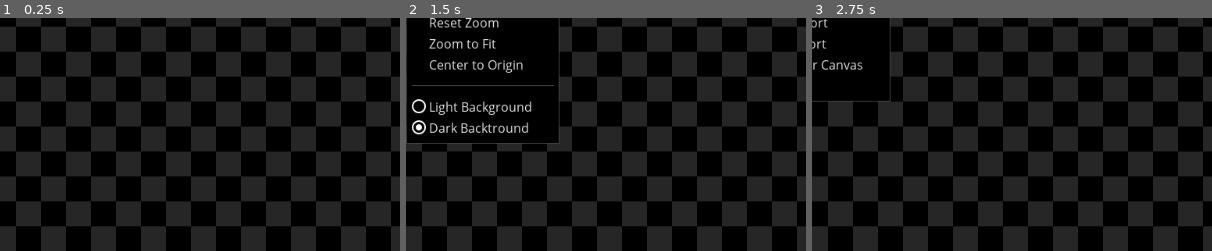
Above: before the commit, frames 1-3 (left to right).
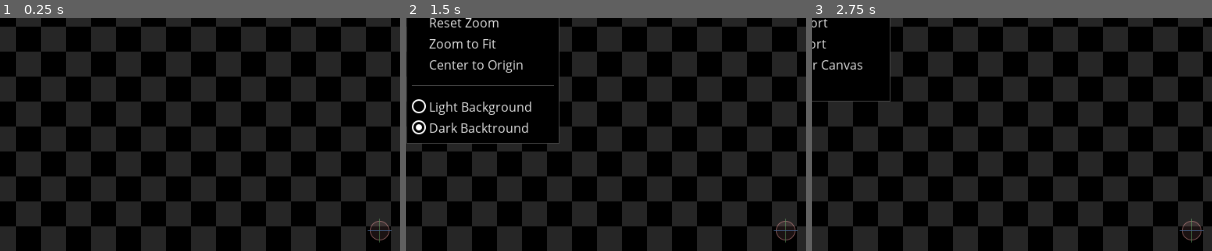
Above: after the commit, the same moments.

Repository: MeanLight-Studio/ScaleNX
Game: Godot game, scene res://Main.tscn
The game is run twice, just before and just after one commit, with the same random seed, the same clock (stepped at 60 frames per second) and the same inputs.
Inputs:
- Up to frame 1 (0.25 s): no input
- Up to frame 2 (1.5 s): click "File" at 0.5 s; click "View" at 1.25 s
- Up to frame 3 (2.75 s): click "File" at 2 s
The pictures show only the part of the screen within x 4-54%, y 7-57%; the shares and areas given below are measured in that part.

The runs differ from the first frame. In frame 1, 0.3% of the frame differs, in the area x 91-98%, y 86-97%; in frame 2, 0.3%; in frame 3, 0.3%.

Commit message:
Add Gizmo Indicator

Diff:
--- /dev/null
+++ b/Gizmo.gd
@@ -0,0 +1,7 @@
+extends TextureRect
+
+onready var main : Control = get_tree().get_root().get_node("Main")
+
+func _process(delta):
+	var camera := $"../../ViewportContainer/Viewport/Camera2D"
+	rect_position = -camera.global_position / main.zoom + get_viewport().size/2
--- /dev/null
+++ b/Images/gizmo.svg
@@ -0,0 +1,75 @@
+<?xml version="1.0" encoding="UTF-8" standalone="no"?>
+<svg
+   xmlns:dc="http://purl.org/dc/elements/1.1/"
+   xmlns:cc="http://creativecommons.org/ns#"
+   xmlns:rdf="http://www.w3.org/1999/02/22-rdf-syntax-ns#"
+   xmlns:svg="http://www.w3.org/2000/svg"
+   xmlns="http://www.w3.org/2000/svg"
+   xmlns:sodipodi="http://sodipodi.sourceforge.net/DTD/sodipodi-0.dtd"
+   xmlns:inkscape="http://www.inkscape.org/namespaces/inkscape"
+   width="34.901619"
+   height="34.899456"
+   viewBox="0 0 9.2343865 9.2338147"
+   version="1.1"
+   id="svg8"
+   inkscape:version="1.0.2 (e86c870879, 2021-01-15)"
+   sodipodi:docname="gizmo.svg">
+  <defs
+     id="defs2" />
+  <sodipodi:namedview
+     id="base"
+     pagecolor="#ffffff"
+     bordercolor="#666666"
+     borderopacity="1.0"
+     inkscape:pageopacity="0.0"
+     inkscape:pageshadow="2"
+     inkscape:zoom="0.5"
+     inkscape:cx="25.465012"
+     inkscape:cy="20.529446"
+     inkscape:document-units="mm"
+     inkscape:current-layer="layer1"
+     inkscape:document-rotation="0"
+     showgrid="false"
+     inkscape:window-width="1920"
+     inkscape:window-height="1007"
+     inkscape:window-x="0"
+     inkscape:window-y="0"
+     inkscape:window-maximized="1"
+     fit-margin-top="2"
+     fit-margin-left="2"
+     fit-margin-right="2"
+     units="px"
+     fit-margin-bottom="2" />
+  <metadata
+     id="metadata5">
+    <rdf:RDF>
+      <cc:Work
+         rdf:about="">
+        <dc:format>image/svg+xml</dc:format>
+        <dc:type
+           rdf:resource="http://purl.org/dc/dcmitype/StillImage" />
+        <dc:title></dc:title>
+      </cc:Work>
+    </rdf:RDF>
+  </metadata>
+  <g
+     inkscape:label="Capa 1"
+     inkscape:groupmode="layer"
+     id="layer1"
+     transform="translate(-93.474575,-129.325)">
+    <circle
+       style="fill:#ffaaaa;fill-opacity:0.202181;stroke:#ffaaaa;stroke-width:0.245607;stroke-miterlimit:4;stroke-dasharray:none;stroke-opacity:1"
+       id="path12"
+       cx="98.091766"
+       cy="133.94191"
+       r="3.1844883" />
+    <path
+       style="fill:#37c837;stroke:#87de87;stroke-width:0.237981px;stroke-linecap:round;stroke-linejoin:miter;stroke-opacity:1"
+       d="m 98.091768,137.91066 v -7.9375"
+       id="path845" />
+    <path
+       style="fill:none;stroke:#80b3ff;stroke-width:0.23855px;stroke-linecap:round;stroke-linejoin:miter;stroke-opacity:1"
+       d="m 94.123017,133.94191 h 7.937503"
+       id="path847" />
+  </g>
+</svg>
--- a/Main.gd
+++ b/Main.gd
@@ -185,7 +185,7 @@
 				self.zoom = clamp(max(ratio.x, ratio.y), 0.01, 50)
 
 		2:
-			sprites_container.position = Vector2.ZERO
+			camera.position = Vector2.ZERO
 		4:
 			view_menu.toggle_item_checked(view_menu.get_item_index(id))
 			view_menu.toggle_item_checked(view_menu.get_item_index(5))
--- a/Main.tscn
+++ b/Main.tscn
@@ -8,6 +8,8 @@
 [ext_resource path="res://Images/itchio.png" type="Texture" id=6]
 [ext_resource path="res://AboutDialog.gd" type="Script" id=7]
 [ext_resource path="res://Images/ReloadSmall.svg" type="Texture" id=8]
+[ext_resource path="res://Gizmo.gd" type="Script" id=9]
+[ext_resource path="res://Images/gizmo.svg" type="Texture" id=10]
 
 [sub_resource type="Shader" id=1]
 code = "shader_type canvas_item;
@@ -63,6 +65,20 @@
 "_edit_use_anchors_": false
 }
 
+[node name="Gizmo" type="TextureRect" parent="CheckBoard"]
+modulate = Color( 1, 1, 1, 0.533333 )
+anchor_left = 0.5
+anchor_top = 0.5
+anchor_right = 0.5
+anchor_bottom = 0.5
+margin_left = -20.0
+margin_top = -20.0
+margin_right = 20.0
+margin_bottom = 20.0
+mouse_filter = 2
+texture = ExtResource( 10 )
+script = ExtResource( 9 )
+
 [node name="ViewportContainer" type="ViewportContainer" parent="."]
 anchor_right = 1.0
 anchor_bottom = 1.0
@@ -441,7 +457,6 @@
 flat = true
 
 [node name="DeleteWarning" type="ConfirmationDialog" parent="."]
-visible = true
 anchor_left = 0.5
 anchor_top = 0.5
 anchor_right = 0.5
Not shown, added: Images/gizmo.svg.import
Not shown: 1 places in Main.tscn that only renumber resources
